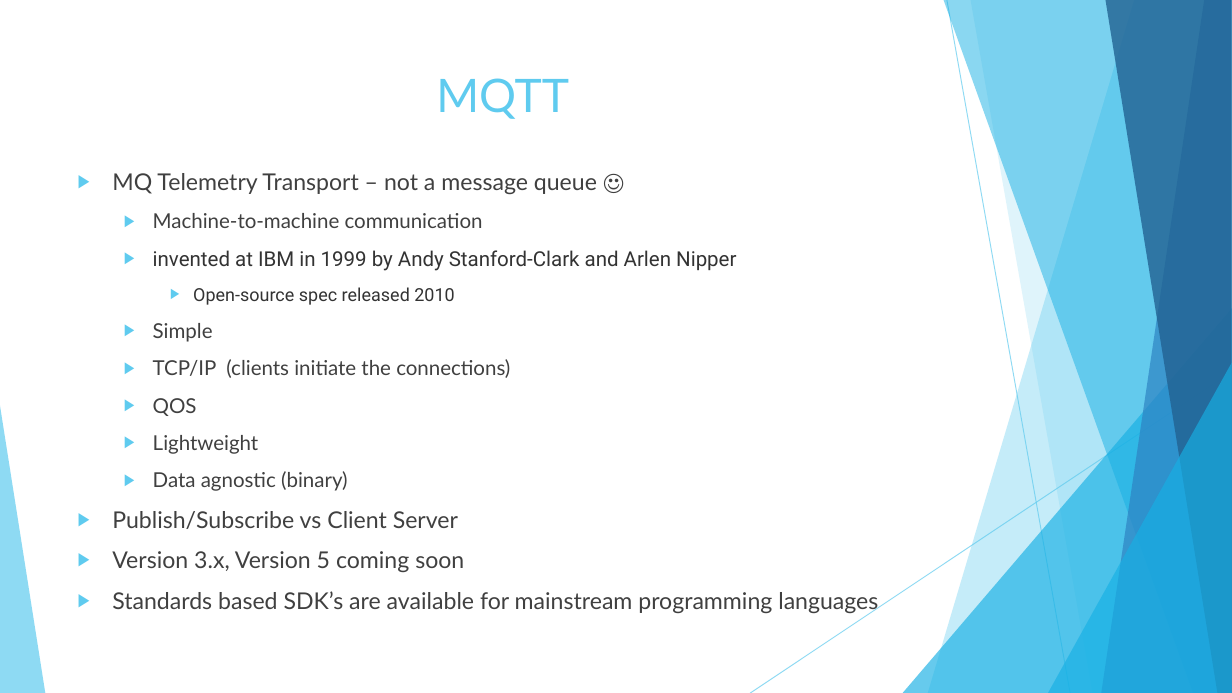
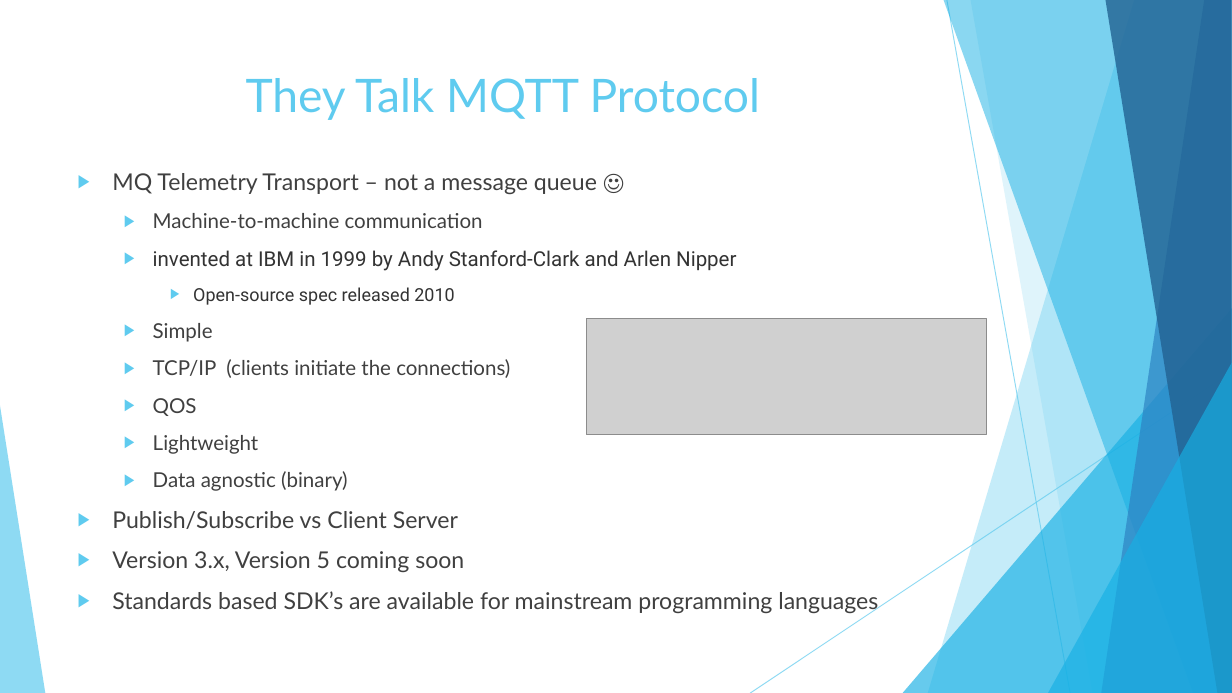
Before and after one commit to dmh2000/iot, a slide deck: slide 5 of IOT.pptx (slide 6 before the commit). Drawn at 1232x693 pixels with LibreOffice and Linux fonts; fonts in the diff are those of the drawing; grey boxes stand for pictures. Boxes give left, top, right and bottom in pixels: in the first picture for what was removed or moved away, otherwise in the second. Text is boxed around its words. In the diff, an @@ line names an element or a change of style, - is before the commit and + after.

```diff
--- a/IOT.pptx
+++ b/IOT.pptx
@@ title at <box>246,78,760,120</box>: text changed @@
-MQTT
+They Talk MQTT Protocol
@@ picture added at <box>586,318,986,434</box> @@
```
Also in this commit, not shown: 5 other slides changed, 1 slide added, 2 slides removed.
